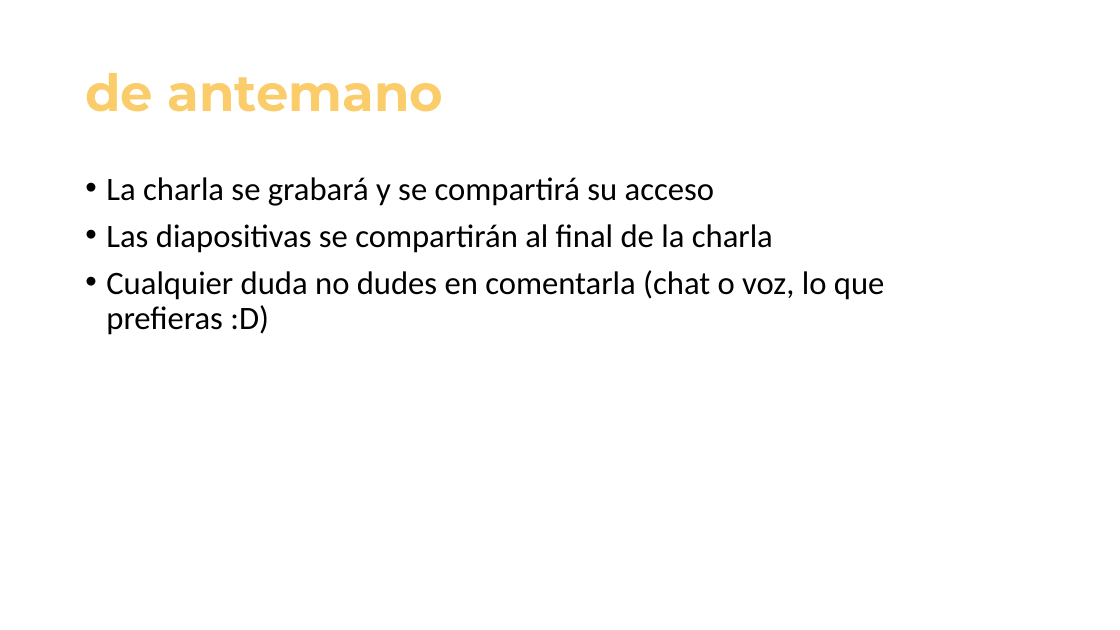
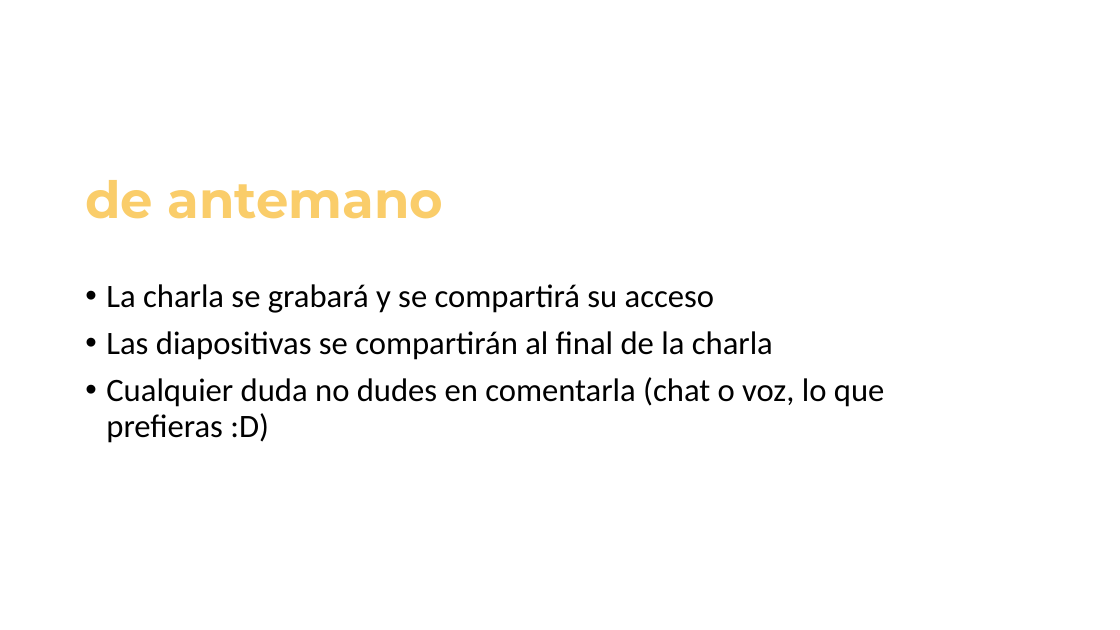
Before and after one commit to jofaval/talks-about, a slide deck: slide 2 of simplifying-git/fear-the-cli-no-more/simplifying-git-fear-the-cli-no-more.slides.es.pptx. Drawn at 1120x630 pixels with LibreOffice and Linux fonts; fonts in the diff are those of the drawing. Boxes give left, top, right and bottom in pixels: in the first picture for what was removed or moved away, otherwise in the second. Text is boxed around its words. In the diff, an @@ line names an element or a change of style, - is before the commit and + after.

```diff
--- a/simplifying-git/fear-the-cli-no-more/simplifying-git-fear-the-cli-no-more.slides.es.pptx
+++ b/simplifying-git/fear-the-cli-no-more/simplifying-git-fear-the-cli-no-more.slides.es.pptx
@@ title "de antemano": place and size @@
-title "de antemano" at [85, 73, 444, 112]
+title "de antemano" at [85, 180, 444, 219]
@@ text "La charla se grabará y ...": place and size @@
-text "La charla se grabará y ..." at [106, 177, 885, 335]
+text "La charla se grabará y ..." at [106, 284, 885, 443]
```
Also in this commit, not shown: 3 other slides changed, 26 slides added, 1 other file.
